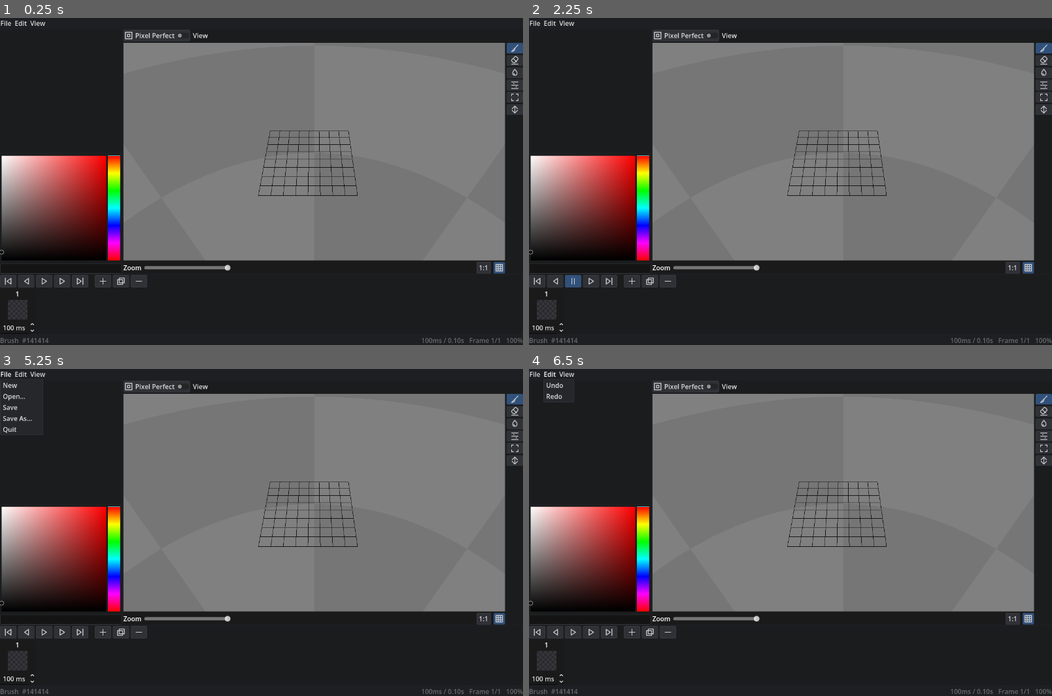
Above: before the commit, frames 1-4 (two rows, left to right).
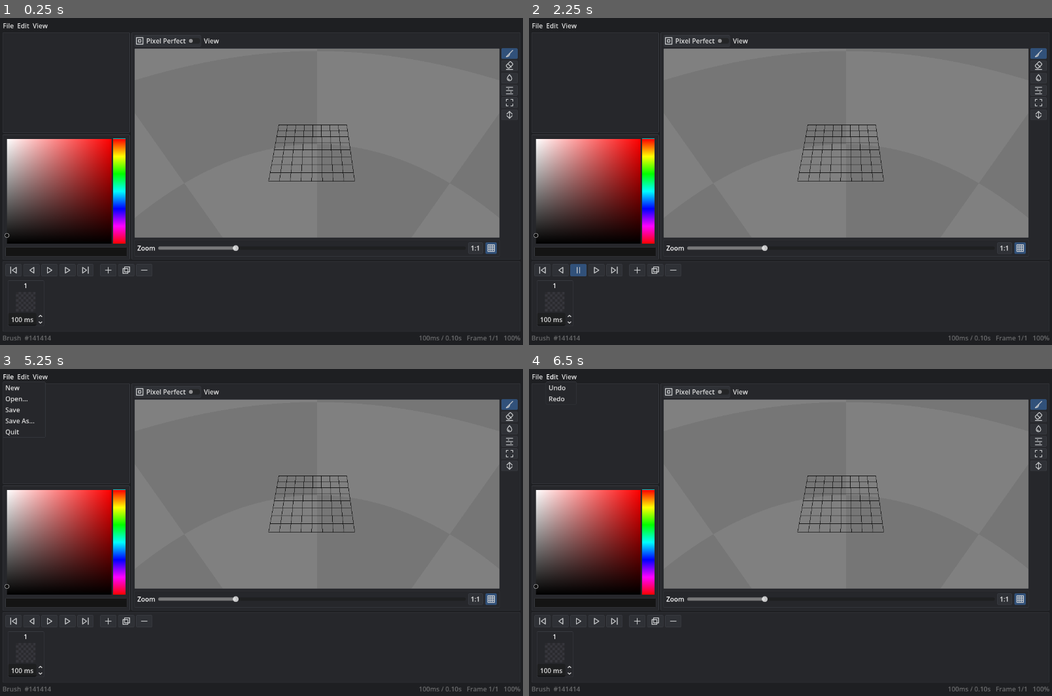
Above: after the commit, the same moments.

Repository: LeonardMeagher2/LVE
Game: Godot game, scene res://ui/main.tscn
The game is run twice, just before and just after one commit, with the same random seed, the same clock (stepped at 60 frames per second) and the same inputs.
Inputs (mouse positions are in pixels of both pictures, inside the frame that each line leads up to; where the layout moved, square brackets give the same spot in the first picture):
- Up to frame 1 (0.25 s): no input
- Up to frame 2 (2.25 s): click (544, 269) [539, 279] at 0.5 s; click (544, 269) [539, 279] at 1.25 s; click (576, 269) [570, 279] at 2 s
- Up to frame 3 (5.25 s): click (47, 620) [41, 630] at 2.75 s; click (67, 620) [62, 630] at 3.5 s; click (67, 620) [62, 630] at 4.25 s; click "File" at 5 s
- Up to frame 4 (6.5 s): click "Edit" at 5.75 s

The runs differ from the first frame. In frame 1, 20% of the frame differs, in the area x 0-100%, y 0-100%; in frame 2, 20%; in frame 3, 20%; in frame 4, 20%.
Error in both runs: Invalid access to property or key 'zoom_changed' on a base object of type 'null instance'. (res://viewport/editor_viewport.gd:19)

Commit message:
Update theme for new UI components
- Add FlatMenuButton style mappings
- Add HBoxContainer/VBoxContainer separation constants
- Add HSplitContainer/VSplitContainer constants
- Add MarginContainer margin constants
- Add PanelContainer/PopupPanel panel styles

Diff:
--- a/ui/theme.tres
+++ b/ui/theme.tres
@@ -61,10 +61,25 @@
 Button/styles/hover = SubResource("StyleBoxFlat_hover")
 Button/styles/normal = SubResource("StyleBoxFlat_btn")
 Button/styles/pressed = SubResource("StyleBoxFlat_active")
+FlatMenuButton/styles/focus = SubResource("StyleBoxFlat_focus")
+FlatMenuButton/styles/hover = SubResource("StyleBoxFlat_hover")
+FlatMenuButton/styles/normal = SubResource("StyleBoxFlat_btn")
+HBoxContainer/constants/separation = 4
+HSplitContainer/constants/autohide = 0
+HSplitContainer/constants/separation = 8
+MarginContainer/constants/margin_bottom = 6
+MarginContainer/constants/margin_left = 6
+MarginContainer/constants/margin_right = 6
+MarginContainer/constants/margin_top = 6
 MenuButton/styles/focus = SubResource("StyleBoxFlat_focus")
 MenuButton/styles/hover = SubResource("StyleBoxFlat_hover")
 MenuButton/styles/normal = SubResource("StyleBoxFlat_btn")
 MenuButton/styles/pressed = SubResource("StyleBoxFlat_active")
 Panel/styles/panel = SubResource("StyleBoxFlat_panel")
+PanelContainer/styles/panel = SubResource("StyleBoxFlat_panel")
 PopupMenu/styles/hover = SubResource("StyleBoxFlat_hover")
 PopupMenu/styles/panel = SubResource("StyleBoxFlat_panel")
+PopupPanel/styles/panel = SubResource("StyleBoxFlat_panel")
+VBoxContainer/constants/separation = 4
+VSplitContainer/constants/autohide = 0
+VSplitContainer/constants/separation = 8
